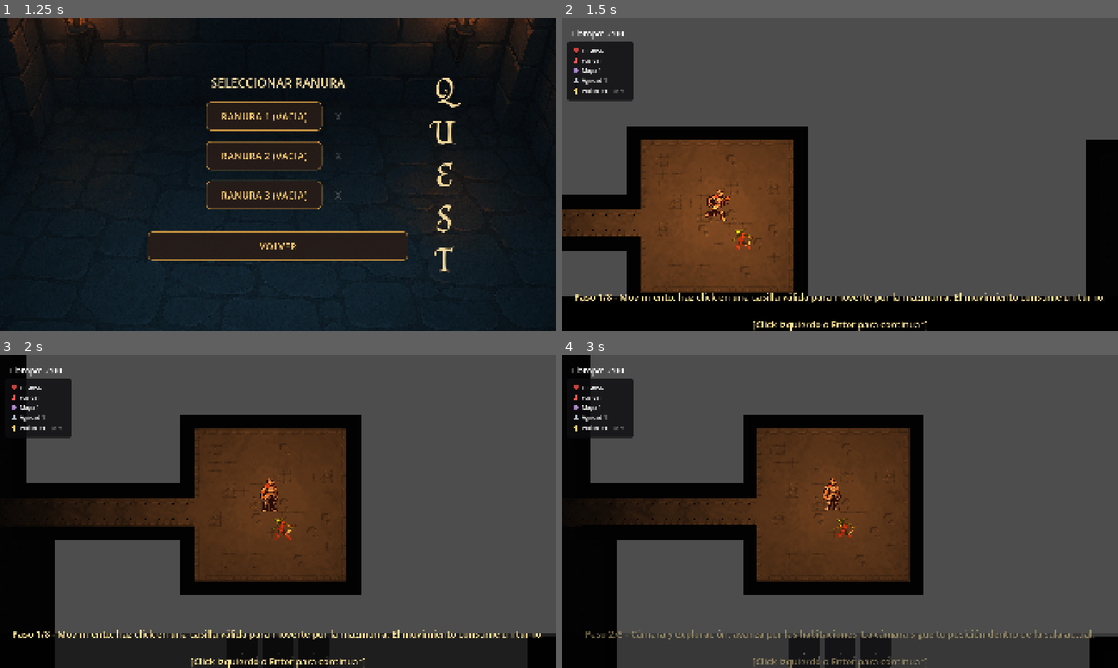
Above: before the commit, frames 1-4 (two rows, left to right).
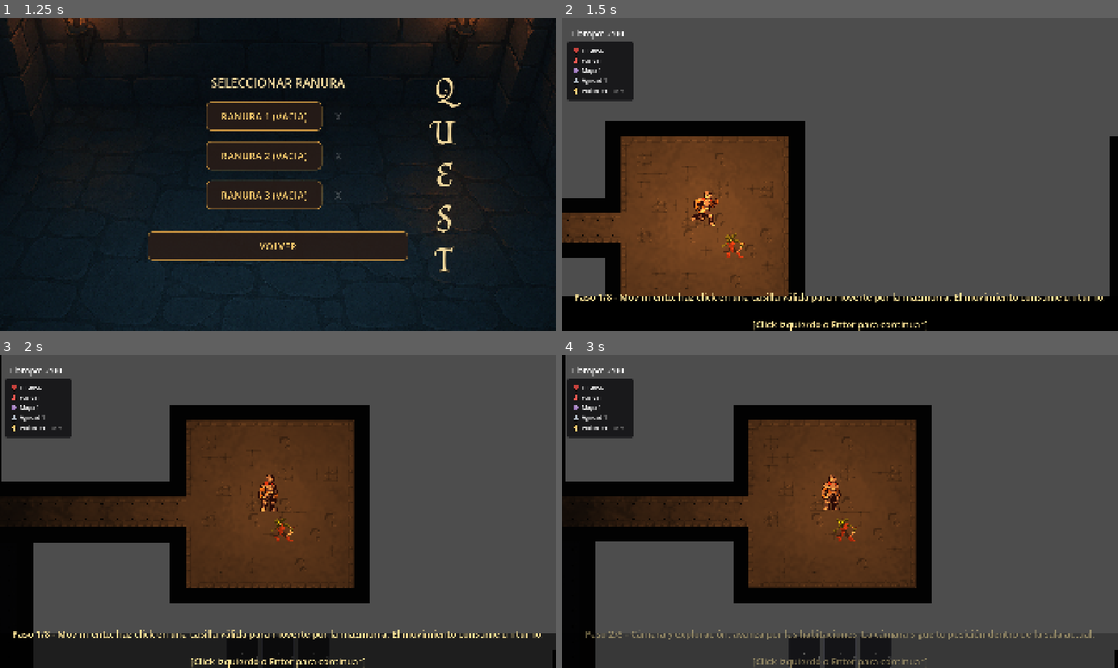
Above: after the commit, the same moments.

Repository: fedemuntaabski/Quest
Game: Godot game, scene res://scenes/MainMenu.tscn
Two runs of this game, one before a commit and one after it. Both use one fixed random seed, a clock stepped at 60 frames per second and the inputs below.
Inputs (mouse positions are in pixels of both pictures, inside the frame that each line leads up to):
- Up to frame 1 (1.25 s): click "INICIO" at 0.5 s
- Up to frame 2 (1.5 s): click "RANURA 1 (VACIA)" at 1.25 s
- Up to frame 3 (2 s): no input
- Up to frame 4 (3 s): tap Enter (ui_accept) at 2 s; drag from (806, 652) to (834, 505) at 2.02 s; drag from (840, 652) to (834, 505) at 2.77 s

Frame 1 is identical in both runs. In frame 2, 8.6% of the frame differs, in the area x 0-100%, y 32-89%; in frame 3, 11%, in the area x 0-100%, y 0-100%; in frame 4, 11%.

Commit message:
camara mas cerca

Diff:
--- a/scripts/world/rooms/room_camera_controller.gd
+++ b/scripts/world/rooms/room_camera_controller.gd
@@ -134,7 +134,7 @@
 	#var zoom_y: float = viewport_size.y / room_size_px.y
 	#var base_zoom: float = (zoom_x + zoom_y) * 0.5
 
-	var zoom_vec := Vector2(3.0, 3.0)
+	var zoom_vec := Vector2(3.3, 3.3)
 
 	var base_margin: float = 3.0  # Room base margin
 	var margin_px: float = base_margin * dungeon.tile_size
